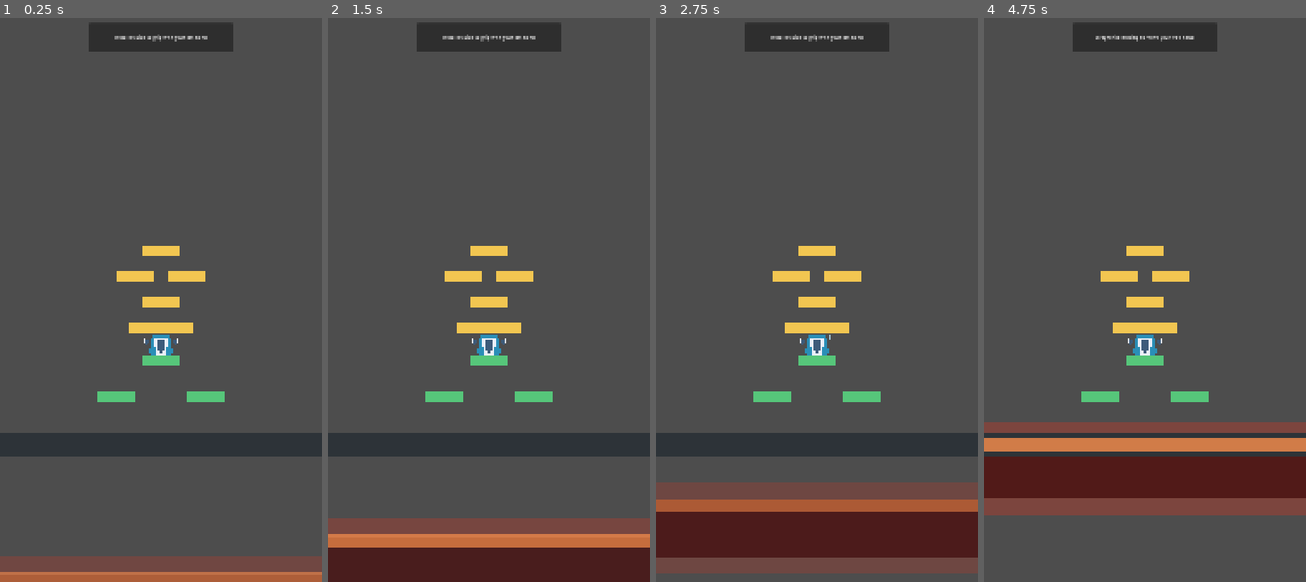
Above: before the commit, frames 1-4 (left to right).
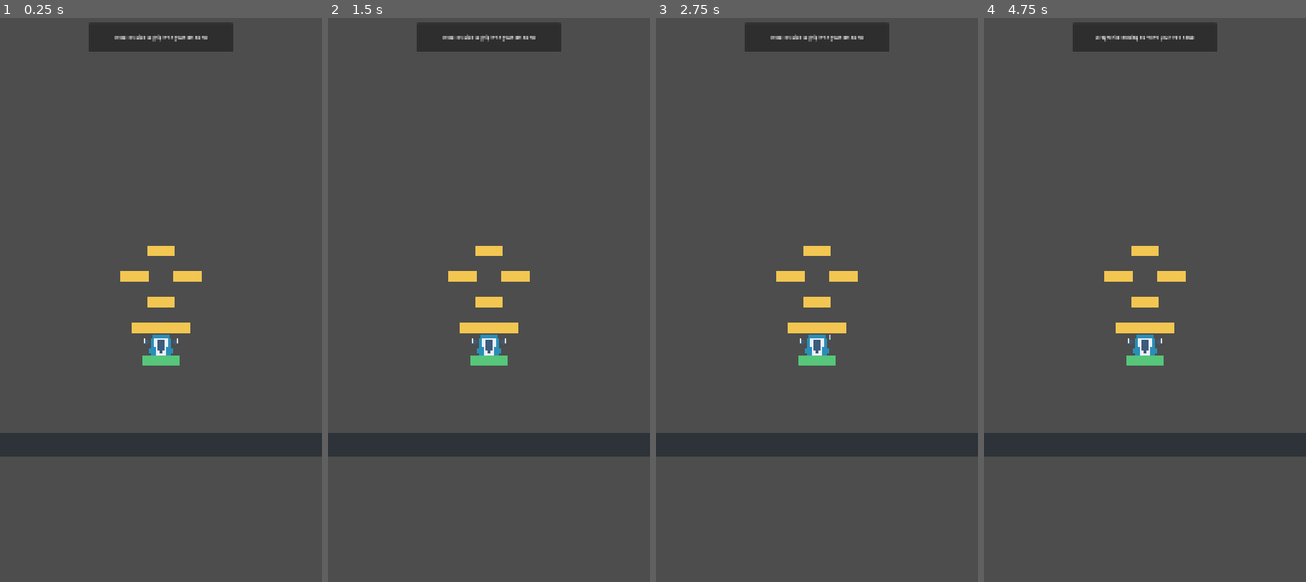
Above: after the commit, the same moments.

Repository: Khanh04/the-climber
Game: Godot game, scene res://scenes/main/tutorial_scene.tscn
Same seed, same stepped clock (60 frames per second), same inputs: the game is played once before the commit and once after it. This scene is started directly instead of the project's main scene.
Inputs (mouse positions are in pixels of both pictures, inside the frame that each line leads up to):
- Up to frame 1 (0.25 s): no input
- Up to frame 2 (1.5 s): tap Enter at 0.5 s; move the mouse to (559, 266) at 0.52 s; hold D (debug_right_grip) 0.53-1.25 s; hold Shift 0.53-1.25 s; click (559, 266) at 0.67 s; drag from (424, 322) to (489, 570) at 1.27 s
- Up to frame 3 (2.75 s): move the mouse to (849, 170) at 2.02 s; hold D (debug_right_grip) from 2.03 s (still down); tap Ctrl at 2.1 s
- Up to frame 4 (4.75 s): release D (debug_right_grip) at 2.75 s; drag from (1128, 412) to (1048, 209) at 2.77 s; move the mouse to (1241, 378) at 3.52 s; hold A (debug_left_grip) 3.53-4.25 s; tap Alt at 3.6 s; drag from (1048, 209) to (1145, 480) at 4.27 s

The runs differ from the first frame. In frame 1, 5.3% of the frame differs, in the area x 0-100%, y 40-100%; in frame 2, 12%; in frame 3, 17%, in the area x 0-100%, y 40-99%; in frame 4, 15%.

Commit message:
feat: Update tutorial mechanics and enhance handhold interactions for improved gameplay experience

Diff:
--- a/resources/config/cosmetic_item_catalog.tres
+++ b/resources/config/cosmetic_item_catalog.tres
@@ -1,23 +1,17 @@
-[gd_resource type="Resource" script_class="CosmeticItemCatalog" load_steps=11 format=3]
+[gd_resource type="Resource" script_class="CosmeticItemCatalog" format=3 uid="uid://ou47hb7bijus"]
 
-[ext_resource type="Script" path="res://resources/config/cosmetic_item_catalog.gd" id="1_catalog"]
-[ext_resource type="Script" path="res://resources/config/cosmetic_item.gd" id="2_item"]
+[ext_resource type="Script" uid="uid://bf2tmoblpfmhm" path="res://resources/config/cosmetic_item_catalog.gd" id="1_catalog"]
+[ext_resource type="Script" uid="uid://ehy3l2b1ifwx" path="res://resources/config/cosmetic_item.gd" id="2_item"]
 
 [sub_resource type="Resource" id="Resource_body_default"]
 script = ExtResource("2_item")
-item_id = &"body_default"
 display_name = "Trail Jacket"
-slot = 0
-price_coins = 0
 default_unlocked = true
-visual_color = Color(0.92, 0.94, 0.98, 1)
-accent_color = Color(0.24, 0.36, 0.48, 1)
 
 [sub_resource type="Resource" id="Resource_body_sunrise"]
 script = ExtResource("2_item")
 item_id = &"body_sunrise_jacket"
 display_name = "Sunrise Jacket"
-slot = 0
 price_coins = 12
 visual_color = Color(1, 0.64, 0.28, 1)
 accent_color = Color(0.12, 0.31, 0.54, 1)
@@ -27,10 +21,8 @@
 item_id = &"left_hand_default"
 display_name = "Left Chalk Wrap"
 slot = 1
-price_coins = 0
 default_unlocked = true
-visual_color = Color(0.88, 0.90, 0.92, 1)
-accent_color = Color(0.24, 0.36, 0.48, 1)
+visual_color = Color(0.88, 0.9, 0.92, 1)
 
 [sub_resource type="Resource" id="Resource_left_hand_gold"]
 script = ExtResource("2_item")
@@ -46,10 +38,8 @@
 item_id = &"right_hand_default"
 display_name = "Right Chalk Wrap"
 slot = 2
-price_coins = 0
 default_unlocked = true
-visual_color = Color(0.88, 0.90, 0.92, 1)
-accent_color = Color(0.24, 0.36, 0.48, 1)
+visual_color = Color(0.88, 0.9, 0.92, 1)
 
 [sub_resource type="Resource" id="Resource_right_hand_gold"]
 script = ExtResource("2_item")
@@ -65,7 +55,6 @@
 item_id = &"chaser_rising_void"
 display_name = "Rising Void"
 slot = 3
-price_coins = 0
 default_unlocked = true
 chaser_theme_id = &"rising_void"
 
@@ -87,4 +76,4 @@
 
 [resource]
 script = ExtResource("1_catalog")
-items = [SubResource("Resource_body_default"), SubResource("Resource_body_sunrise"), SubResource("Resource_left_hand_default"), SubResource("Resource_left_hand_gold"), SubResource("Resource_right_hand_default"), SubResource("Resource_right_hand_gold"), SubResource("Resource_chaser_rising_void"), SubResource("Resource_chaser_hot_coffee"), SubResource("Resource_chaser_glitch")]
+items = Array[Resource]([SubResource("Resource_body_default"), SubResource("Resource_body_sunrise"), SubResource("Resource_left_hand_default"), SubResource("Resource_left_hand_gold"), SubResource("Resource_right_hand_default"), SubResource("Resource_right_hand_gold"), SubResource("Resource_chaser_rising_void"), SubResource("Resource_chaser_hot_coffee"), SubResource("Resource_chaser_glitch")])
--- a/scenes/main/run_scene.gd
+++ b/scenes/main/run_scene.gd
@@ -104,6 +104,11 @@
 const WindGustHazardContactServiceScript = preload("res://src/gameplay/hazards/wind_gust_hazard_contact_service.gd")
 
 const TUTORIAL_HANDHOLD_GROUP_NAME: StringName = &"tutorial_handhold"
+const TUTORIAL_UPPER_HOLD_IDS: Array[StringName] = [
+	&"TutorialHoldUpperLeft",
+	&"TutorialHoldUpperRight",
+	&"TutorialHoldTopCenter",
+]
 
 @export var climb_tuning: ClimbPrototypeTuningScript
 @export var stamina_tuning: StaminaTuningScript
@@ -365,14 +370,15 @@
 		current_height_meters_before_input,
 		_uses_generated_chunks()
 	)
-	_run_frame_runtime.update_chaser(
-		_gameplay_nodes,
-		_run_session,
-		_chaser_pacing_model,
-		_get_climb_tuning_float(&"pixels_per_meter"),
-		current_height_meters_before_input,
-		delta
-	)
+	if _uses_chaser():
+		_run_frame_runtime.update_chaser(
+			_gameplay_nodes,
+			_run_session,
+			_chaser_pacing_model,
+			_get_climb_tuning_float(&"pixels_per_meter"),
+			current_height_meters_before_input,
+			delta
+		)
 
 	if _run_frame_runtime.resolve_bottom_screen_fall_if_needed(
 		_gameplay_nodes,
@@ -665,10 +671,23 @@
 		attachment_state.is_attached(HandSideScript.Value.LEFT),
 		attachment_state.is_attached(HandSideScript.Value.RIGHT),
 		attachment_state.get_attached_hand_count(),
-		frame_result.control_force
+		frame_result.control_force,
+		_has_reached_tutorial_upper_hold(attachment_state)
 	)
 	observation.assert_valid()
 	tutorial_observation_recorded.emit(observation)
+
+func _has_reached_tutorial_upper_hold(attachment_state: HandAttachmentState) -> bool:
+	Validation.require_condition(attachment_state != null, "RunScene requires an attachment state to evaluate tutorial upper holds.")
+	for hand_side in [HandSideScript.Value.LEFT, HandSideScript.Value.RIGHT]:
+		var typed_hand_side: int = hand_side
+		if not attachment_state.is_attached(typed_hand_side):
+			continue
+
+		if TUTORIAL_UPPER_HOLD_IDS.has(attachment_state.get_hold_id(typed_hand_side)):
+			return true
+
+	return false
 
 func _create_input_frame() -> PlayerInputFrameScript:
 	if _active_touch_contacts.size() > 0 or _mobile_input.has_held_grip_state():
@@ -871,6 +890,9 @@
 func _uses_generated_chunks() -> bool:
 	return _launch_mode != RunLaunchModeScript.Value.TUTORIAL
 
+func _uses_chaser() -> bool:
+	return _launch_mode != RunLaunchModeScript.Value.TUTORIAL
+
 func _reset_playground() -> void:
 	_clear_aim_preview()
 
@@ -888,7 +910,7 @@
 		_uses_generated_chunks(),
 		_get_climb_tuning_float(&"camera_player_lower_screen_offset_pixels")
 	)
-	if _chaser_kill_zone != null:
+	if _uses_chaser() and _chaser_kill_zone != null:
 		_apply_cosmetic_loadout()
 		_run_reset_runtime.reset_chaser_to_player_position(
 			_gameplay_nodes,
--- a/scenes/main/run_scene.tscn
+++ b/scenes/main/run_scene.tscn
@@ -22,9 +22,24 @@
 
 [sub_resource type="Resource" id="Resource_generation"]
 script = ExtResource("10_generation")
+handhold_definitions = null
+handhold_assignment_rules = null
+ladder_hold_rows = null
+zigzag_hold_rows = null
+wide_traverse_hold_rows = null
+sparse_reach_hold_rows = null
+dense_recovery_hold_rows = null
+fork_hold_rows = null
+risk_lane_hold_rows = null
+swing_gap_hold_rows = null
+opener_ladder_hold_rows = null
+opener_zigzag_hold_rows = null
 
 [sub_resource type="RectangleShape2D" id="RectangleShape2D_hold"]
 size = Vector2(128, 34)
+
+[sub_resource type="RectangleShape2D" id="RectangleShape2D_tutorial_hold"]
+size = Vector2(96, 34)
 
 [sub_resource type="RectangleShape2D" id="RectangleShape2D_floor"]
 size = Vector2(1200, 80)
@@ -64,10 +79,6 @@
 
 [node name="Handholds" type="Node2D" parent="." unique_id=142891664]
 
-[node name="GeneratedChunks" type="Node2D" parent="." unique_id=1704810011]
-unique_name_in_owner = true
-script = ExtResource("11_generated_chunks")
-
 [node name="HoldSafePlatform" type="StaticBody2D" parent="Handholds" unique_id=1100838222 groups=["handhold"]]
 position = Vector2(540, 1557)
 
@@ -78,97 +89,81 @@
 color = Color(0.34, 0.78, 0.48, 1)
 polygon = PackedVector2Array(-64, -17, 64, -17, 64, 17, -64, 17)
 
-[node name="HoldBottomLeft" type="StaticBody2D" parent="Handholds" unique_id=134443766 groups=["handhold"]]
-position = Vector2(390, 1680)
-
-[node name="CollisionShape2D" type="CollisionShape2D" parent="Handholds/HoldBottomLeft" unique_id=287166556]
-shape = SubResource("RectangleShape2D_hold")
-
-[node name="Visual" type="Polygon2D" parent="Handholds/HoldBottomLeft" unique_id=630230376]
-color = Color(0.34, 0.78, 0.48, 1)
-polygon = PackedVector2Array(-64, -17, 64, -17, 64, 17, -64, 17)
-
-[node name="HoldBottomRight" type="StaticBody2D" parent="Handholds" unique_id=918479919 groups=["handhold"]]
-position = Vector2(690, 1680)
-
-[node name="CollisionShape2D" type="CollisionShape2D" parent="Handholds/HoldBottomRight" unique_id=1335380198]
-shape = SubResource("RectangleShape2D_hold")
-
-[node name="Visual" type="Polygon2D" parent="Handholds/HoldBottomRight" unique_id=1249159251]
-color = Color(0.34, 0.78, 0.48, 1)
-polygon = PackedVector2Array(-64, -17, 64, -17, 64, 17, -64, 17)
-
 [node name="TutorialHoldStartLeft" type="StaticBody2D" parent="Handholds" unique_id=1900181001 groups=["tutorial_handhold"]]
 visible = false
 position = Vector2(492, 1450)
 
 [node name="CollisionShape2D" type="CollisionShape2D" parent="Handholds/TutorialHoldStartLeft" unique_id=1900181002]
+shape = SubResource("RectangleShape2D_tutorial_hold")
 disabled = true
-shape = SubResource("RectangleShape2D_hold")
 
 [node name="Visual" type="Polygon2D" parent="Handholds/TutorialHoldStartLeft" unique_id=1900181003]
 color = Color(0.95, 0.78, 0.32, 1)
-polygon = PackedVector2Array(-64, -17, 64, -17, 64, 17, -64, 17)
+polygon = PackedVector2Array(-48, -17, 48, -17, 48, 17, -48, 17)
 
 [node name="TutorialHoldStartRight" type="StaticBody2D" parent="Handholds" unique_id=1900181004 groups=["tutorial_handhold"]]
 visible = false
 position = Vector2(588, 1450)
 
 [node name="CollisionShape2D" type="CollisionShape2D" parent="Handholds/TutorialHoldStartRight" unique_id=1900181005]
+shape = SubResource("RectangleShape2D_tutorial_hold")
 disabled = true
-shape = SubResource("RectangleShape2D_hold")
 
 [node name="Visual" type="Polygon2D" parent="Handholds/TutorialHoldStartRight" unique_id=1900181006]
 color = Color(0.95, 0.78, 0.32, 1)
-polygon = PackedVector2Array(-64, -17, 64, -17, 64, 17, -64, 17)
+polygon = PackedVector2Array(-48, -17, 48, -17, 48, 17, -48, 17)
 
 [node name="TutorialHoldMidCenter" type="StaticBody2D" parent="Handholds" unique_id=1900181007 groups=["tutorial_handhold"]]
 visible = false
 position = Vector2(540, 1362)
 
 [node name="CollisionShape2D" type="CollisionShape2D" parent="Handholds/TutorialHoldMidCenter" unique_id=1900181008]
+shape = SubResource("RectangleShape2D_tutorial_hold")
 disabled = true
-shape = SubResource("RectangleShape2D_hold")
 
 [node name="Visual" type="Polygon2D" parent="Handholds/TutorialHoldMidCenter" unique_id=1900181009]
 color = Color(0.95, 0.78, 0.32, 1)
-polygon = PackedVector2Array(-64, -17, 64, -17, 64, 17, -64, 17)
+polygon = PackedVector2Array(-48, -17, 48, -17, 48, 17, -48, 17)
 
 [node name="TutorialHoldUpperLeft" type="StaticBody2D" parent="Handholds" unique_id=1900181010 groups=["tutorial_handhold"]]
 visible = false
 position = Vector2(452, 1278)
 
 [node name="CollisionShape2D" type="CollisionShape2D" parent="Handholds/TutorialHoldUpperLeft" unique_id=1900181011]
+shape = SubResource("RectangleShape2D_tutorial_hold")
 disabled = true
-shape = SubResource("RectangleShape2D_hold")
 
 [node name="Visual" type="Polygon2D" parent="Handholds/TutorialHoldUpperLeft" unique_id=1900181012]
 color = Color(0.95, 0.78, 0.32, 1)
-polygon = PackedVector2Array(-64, -17, 64, -17, 64, 17, -64, 17)
+polygon = PackedVector2Array(-48, -17, 48, -17, 48, 17, -48, 17)
 
 [node name="TutorialHoldUpperRight" type="StaticBody2D" parent="Handholds" unique_id=1900181013 groups=["tutorial_handhold"]]
 visible = false
 position = Vector2(628, 1278)
 
 [node name="CollisionShape2D" type="CollisionShape2D" parent="Handholds/TutorialHoldUpperRight" unique_id=1900181014]
+shape = SubResource("RectangleShape2D_tutorial_hold")
 disabled = true
-shape = SubResource("RectangleShape2D_hold")
 
 [node name="Visual" type="Polygon2D" parent="Handholds/TutorialHoldUpperRight" unique_id=1900181015]
 color = Color(0.95, 0.78, 0.32, 1)
-polygon = PackedVector2Array(-64, -17, 64, -17, 64, 17, -64, 17)
+polygon = PackedVector2Array(-48, -17, 48, -17, 48, 17, -48, 17)
 
 [node name="TutorialHoldTopCenter" type="StaticBody2D" parent="Handholds" unique_id=1900181016 groups=["tutorial_handhold"]]
 visible = false
 position = Vector2(540, 1190)
 
 [node name="CollisionShape2D" type="CollisionShape2D" parent="Handholds/TutorialHoldTopCenter" unique_id=1900181017]
+shape = SubResource("RectangleShape2D_tutorial_hold")
 disabled = true
-shape = SubResource("RectangleShape2D_hold")
 
 [node name="Visual" type="Polygon2D" parent="Handholds/TutorialHoldTopCenter" unique_id=1900181018]
 color = Color(0.95, 0.78, 0.32, 1)
-polygon = PackedVector2Array(-64, -17, 64, -17, 64, 17, -64, 17)
+polygon = PackedVector2Array(-48, -17, 48, -17, 48, 17, -48, 17)
+
+[node name="GeneratedChunks" type="Node2D" parent="." unique_id=1704810011]
+unique_name_in_owner = true
+script = ExtResource("11_generated_chunks")
 
 [node name="Floor" type="StaticBody2D" parent="." unique_id=713653130]
 position = Vector2(540, 1840)
--- a/src/gameplay/run/run_world_surface_configurator.gd
+++ b/src/gameplay/run/run_world_surface_configurator.gd
@@ -72,7 +72,16 @@
 	var tutorial_mode_enabled: bool = launch_mode == RunLaunchModeScript.Value.TUTORIAL
 	gameplay_nodes.generated_chunk_coordinator.visible = not tutorial_mode_enabled
 	run_hud.visible = not tutorial_mode_enabled
+	_set_chaser_enabled(gameplay_nodes.chaser_kill_zone, not tutorial_mode_enabled)
 	_set_tutorial_handholds_enabled(gameplay_nodes, tutorial_mode_enabled, climb_tuning, tutorial_handhold_group_name)
+
+func _set_chaser_enabled(chaser_kill_zone: Node, enabled: bool) -> void:
+	Validation.require_condition(chaser_kill_zone != null, "RunWorldSurfaceConfigurator requires ChaserKillZone when toggling tutorial mode.")
+	Validation.require_condition(chaser_kill_zone is Area2D, "RunWorldSurfaceConfigurator requires ChaserKillZone to be an Area2D.")
+	var typed_chaser_kill_zone: Area2D = chaser_kill_zone as Area2D
+	typed_chaser_kill_zone.visible = enabled
+	typed_chaser_kill_zone.monitoring = enabled
+	typed_chaser_kill_zone.monitorable = enabled
 
 func _set_tutorial_handholds_enabled(
 	gameplay_nodes: RunGameplayNodeRefsScript,
--- a/src/gameplay/run/tutorial_run_observation.gd
+++ b/src/gameplay/run/tutorial_run_observation.gd
@@ -7,6 +7,7 @@
 var right_is_attached: bool = false
 var attached_hand_count: int = 0
 var control_force: Vector2 = Vector2.ZERO
+var has_reached_upper_hold: bool = false
 
 func _init(
 	left_was_attached_value: bool = false,
@@ -14,7 +15,8 @@
 	left_is_attached_value: bool = false,
 	right_is_attached_value: bool = false,
 	attached_hand_count_value: int = 0,
-	control_force_value: Vector2 = Vector2.ZERO
+	control_force_value: Vector2 = Vector2.ZERO,
+	has_reached_upper_hold_value: bool = false
 ) -> void:
 	left_was_attached = left_was_attached_value
 	right_was_attached = right_was_attached_value
@@ -22,6 +24,7 @@
 	right_is_attached = right_is_attached_value
 	attached_hand_count = attached_hand_count_value
 	control_force = control_force_value
+	has_reached_upper_hold = has_reached_upper_hold_value
 
 func assert_valid() -> void:
 	Validation.require_condition(attached_hand_count >= 0 and attached_hand_count <= 2, "TutorialRunObservation attached hand count must stay between zero and two.")
--- a/src/gameplay/run/tutorial_run_progress.gd
+++ b/src/gameplay/run/tutorial_run_progress.gd
@@ -7,7 +7,7 @@
 	LEFT_GRIP,
 	DRAG,
 	RIGHT_GRIP,
-	RELEASE,
+	REACH_UPPER_HOLD,
 	COMPLETE
 }
 
@@ -27,8 +27,8 @@
 			return "Drag while holding to move your free hand"
 		Step.RIGHT_GRIP:
 			return "Hold right side to grip with your right hand"
-		Step.RELEASE:
-			return "Release a hand to let go"
+		Step.REACH_UPPER_HOLD:
+			return "Reach an upper hold to finish the tutorial"
 		Step.COMPLETE:
 			return ""
 		_:
@@ -50,11 +50,9 @@
 				_current_step = Step.RIGHT_GRIP
 		Step.RIGHT_GRIP:
 			if not typed_observation.right_was_attached and typed_observation.right_is_attached:
-				_current_step = Step.RELEASE
-		Step.RELEASE:
-			var left_released_now: bool = typed_observation.left_was_attached and not typed_observation.left_is_attached
-			var right_released_now: bool = typed_observation.right_was_attached and not typed_observation.right_is_attached
-			if left_released_now or right_released_now:
+				_current_step = Step.REACH_UPPER_HOLD
+		Step.REACH_UPPER_HOLD:
+			if typed_observation.has_reached_upper_hold:
 				_current_step = Step.COMPLETE
 		Step.COMPLETE:
 			pass
--- a/tests/scene/test_tutorial_scene.gd
+++ b/tests/scene/test_tutorial_scene.gd
@@ -29,8 +29,12 @@
 	assert_not_null(tutorial_scene.get_node_or_null("TutorialOverlayLayer/TutorialOverlay"))
 	assert_eq(_test_adapter(run_scene).get_launch_mode_for_test(), RunLaunchModeScript.Value.TUTORIAL)
 	var run_hud: Control = run_scene.get_node("UiLayer/RunHud") as Control
+	var chaser_kill_zone: Area2D = run_scene.get_node("ChaserKillZone") as Area2D
 	assert_not_null(run_hud)
+	assert_not_null(chaser_kill_zone)
 	assert_false(run_hud.visible)
+	assert_false(chaser_kill_zone.visible)
+	assert_false(chaser_kill_zone.monitoring)
 	assert_false(_test_adapter(run_scene).get_generated_chunk_coordinator_for_test().visible)
 	assert_eq(_test_adapter(run_scene).get_generated_chunk_coordinator_for_test().get_child_count(), 0)
 	var tutorial_hold_names: PackedStringArray = PackedStringArray([
@@ -46,6 +50,11 @@
 		assert_not_null(tutorial_hold)
 		assert_true(tutorial_hold.visible)
 		assert_true(tutorial_hold.is_in_group(&"handhold"))
+		var tutorial_hold_collision: CollisionShape2D = tutorial_hold.get_node("CollisionShape2D") as CollisionShape2D
+		assert_not_null(tutorial_hold_collision)
+		assert_true(tutorial_hold_collision.shape is RectangleShape2D)
+		var tutorial_hold_shape: RectangleShape2D = tutorial_hold_collision.shape as RectangleShape2D
+		assert_eq(tutorial_hold_shape.size.x, 96.0)
 	assert_eq(tutorial_scene.get_tutorial_prompt_text_for_test(), "Hold left side to grip with your left hand")
 	var tutorial_overlay: Control = tutorial_scene.get_tutorial_overlay_for_test()
 	assert_not_null(tutorial_overlay)
@@ -73,7 +82,11 @@
 	var _left_grip_emit_result: int = run_scene.emit_signal("tutorial_observation_recorded", TutorialRunObservationScript.new(false, false, true, false, 1, Vector2.ZERO))
 	var _drag_emit_result: int = run_scene.emit_signal("tutorial_observation_recorded", TutorialRunObservationScript.new(true, false, true, false, 1, Vector2.RIGHT))
 	var _right_grip_emit_result: int = run_scene.emit_signal("tutorial_observation_recorded", TutorialRunObservationScript.new(true, false, true, true, 2, Vector2.ZERO))
-	var _release_emit_result: int = run_scene.emit_signal("tutorial_observation_recorded", TutorialRunObservationScript.new(true, true, false, true, 1, Vector2.ZERO))
+
+	assert_eq(_requested_scene_path, "")
+	assert_eq(tutorial_scene.get_tutorial_prompt_text_for_test(), "Reach an upper hold to finish the tutorial")
+
+	var _reach_upper_hold_emit_result: int = run_scene.emit_signal("tutorial_observation_recorded", TutorialRunObservationScript.new(true, true, true, true, 2, Vector2.ZERO, true))
 
 	assert_eq(_requested_scene_path, "res://scenes/main/main_menu_scene.tscn")
 	assert_eq(tutorial_scene.get_tutorial_prompt_text_for_test(), "")
--- a/tests/unit/test_tutorial_run_controller.gd
+++ b/tests/unit/test_tutorial_run_controller.gd
@@ -17,7 +17,7 @@
 	controller.observe_observation(TutorialRunObservationScript.new(false, false, true, false, 1, Vector2.ZERO))
 	controller.observe_observation(TutorialRunObservationScript.new(true, false, true, false, 1, Vector2.RIGHT))
 	controller.observe_observation(TutorialRunObservationScript.new(true, false, true, true, 2, Vector2.ZERO))
-	controller.observe_observation(TutorialRunObservationScript.new(true, true, false, true, 1, Vector2.ZERO))
+	controller.observe_observation(TutorialRunObservationScript.new(true, true, true, true, 2, Vector2.ZERO, true))
 
 	assert_true(controller.is_complete())
 	assert_eq(controller.get_current_prompt_text(), "")
--- a/tests/unit/test_tutorial_run_progress.gd
+++ b/tests/unit/test_tutorial_run_progress.gd
@@ -18,9 +18,9 @@
 
 	progress.observe_observation(TutorialRunObservationScript.new(true, false, true, true, 2, Vector2.ZERO))
 
-	assert_eq(progress.get_current_prompt_text(), "Release a hand to let go")
+	assert_eq(progress.get_current_prompt_text(), "Reach an upper hold to finish the tutorial")
 
-	progress.observe_observation(TutorialRunObservationScript.new(true, true, false, true, 1, Vector2.ZERO))
+	progress.observe_observation(TutorialRunObservationScript.new(true, true, true, true, 2, Vector2.ZERO, true))
 
 	assert_true(progress.is_complete())
 	assert_eq(progress.get_current_prompt_text(), "")
Not shown: 2 places in scenes/main/run_scene.tscn that only renumber resources
Not shown, added: src/gameplay/run/rewarded_continue_rescue_plan.gd.uid
